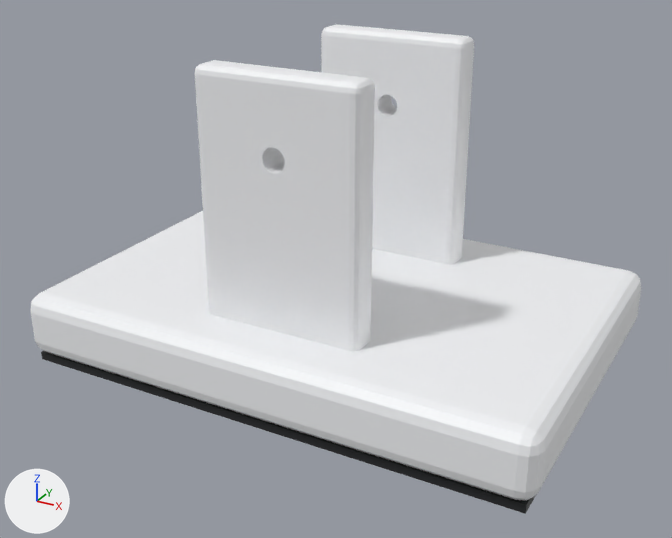
The OBJ model assets/parts/foot.obj: old version first, new version second.
Rendered twice from a 50 mm lens placed at (0.0506, -0.094, 0.0525), pointed at (0.0006, -0.0031, 0.0071). Arrows for +X, +Y and +Z are at lower left; the lights stay in place. The older version comes first. Where no turn or scale is listed for an object, it has been applied to the vertices.

Script lines for the objects in view, before the commit:
```python
me_foot = bpy.data.meshes.new('foot')
me_foot.from_pydata(...)  # 376 vertices, 744 faces; spans x -0.0325..0.0325, y -0.0225..0.0225, z -0.005..0.033
# faces by material slot: [732, 12]
me_foot.materials.append(mat_shell)  # white #f3f5f7
me_foot.materials.append(mat_rubber)  # black #242729
ob_foot = bpy.data.objects.new('foot', me_foot)
ob_foot.location = (0.0, 0.0, 0.0)
```
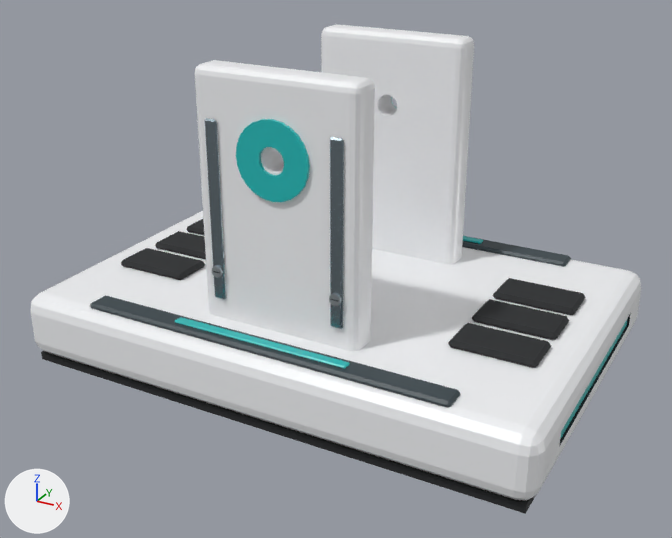
Where the change shows, as pixel boxes (x1, y1, x2, y2) in the pictures (672 x 538 px):
part 1 of me_foot, added: after (211, 266, 223, 278)
part 2 of me_foot, added: after (329, 293, 341, 306)
part 3 of me_foot, added (mostly hidden): after (560, 318, 628, 439)
part 4 of me_foot, built on: after (49, 51, 641, 484)

Diff of the bpy script that builds the scene:
```diff
--- a/assets/parts/foot.obj.py
+++ b/assets/parts/foot.obj.py
@@ mat_detailgraphite @@
+mat_detailgraphite = principled_material('DetailGraphite')
+mat_detailgraphite.base_color = (0.035, 0.055, 0.065)  # dark blue #354248
@@ mat_silver @@
+mat_silver = principled_material('Silver')
+mat_silver.base_color = (0.58, 0.62, 0.65)  # light grey #c8ced3
+mat_silver.metallic = 1.0
+mat_silver.roughness = 0.28
@@ mat_black @@
+mat_black = principled_material('Black')
+mat_black.base_color = (0.015, 0.018, 0.02)  # black #212427
+mat_black.roughness = 0.55
@@ mat_detailteal @@
+mat_detailteal = principled_material('DetailTeal')
+mat_detailteal.base_color = (0.015, 0.49, 0.48)  # cyan #21bab8
+mat_detailteal.roughness = 0.32
@@ mat_detailsteel @@
+mat_detailsteel = principled_material('DetailSteel')
+mat_detailsteel.base_color = (0.29, 0.36, 0.4)  # grey #93a2aa
+mat_detailsteel.metallic = 1.0
+mat_detailsteel.roughness = 0.26
@@ me_foot @@
 # used by ob_foot; location = (0.0, 0.0, 0.0)
-me_foot.from_pydata(...)  # 376 vertices, 744 faces; spans x -0.0325..0.0325, y -0.0225..0.0225, z -0.005..0.033
+me_foot.from_pydata(...)  # 1016 vertices, 1940 faces; spans x -0.0325..0.0325, y -0.0225..0.0225, z -0.005..0.033
+# me_foot part 1: a new loose piece, a 12-sided cylinder along y spanning x -0.0083..-0.0069, y -0.01615..-0.01591, z 0.0093..0.0107, in mat_silver (light grey #c8ced3)
+# me_foot part 2: a new loose piece, a 12-sided cylinder along y spanning x 0.0069..0.0083, y -0.01615..-0.01591, z 0.0093..0.0107, in mat_silver (light grey #c8ced3)
+# me_foot part 3: a new loose piece, a box spanning x 0.03205..0.03225, y -0.0149..0.0149, z -0.0008..0.0008, in mat_detailteal (cyan #21bab8)
+# me_foot part 4: 64 vertices removed from x -0.0099..0.0099, y -0.0154..0.0154, z 0.003..0.0035; 560 vertices added at x -0.0325..0.0325, y -0.021..0.021, z -0.0009..0.0284
+# other edits to the shape of me_foot do not show in these pictures
 me_foot.materials.append(mat_shell)
 me_foot.materials.append(mat_rubber)
+me_foot.materials.append(mat_black)  # black #212427
+me_foot.materials.append(mat_detailgraphite)  # dark blue #354248
+me_foot.materials.append(mat_detailteal)  # cyan #21bab8
+me_foot.materials.append(mat_detailsteel)  # grey #93a2aa
+me_foot.materials.append(mat_silver)  # light grey #c8ced3
```
